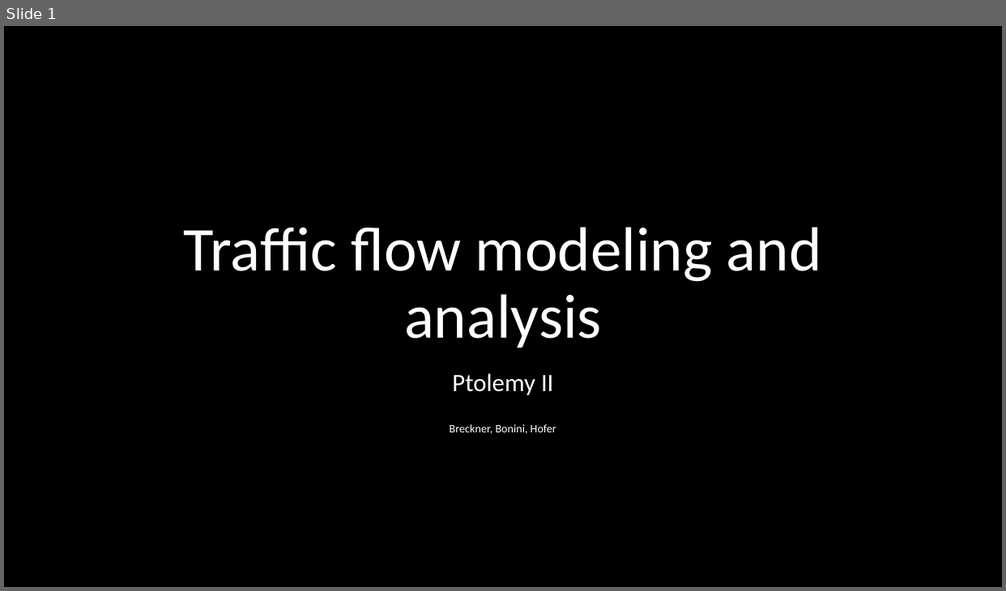
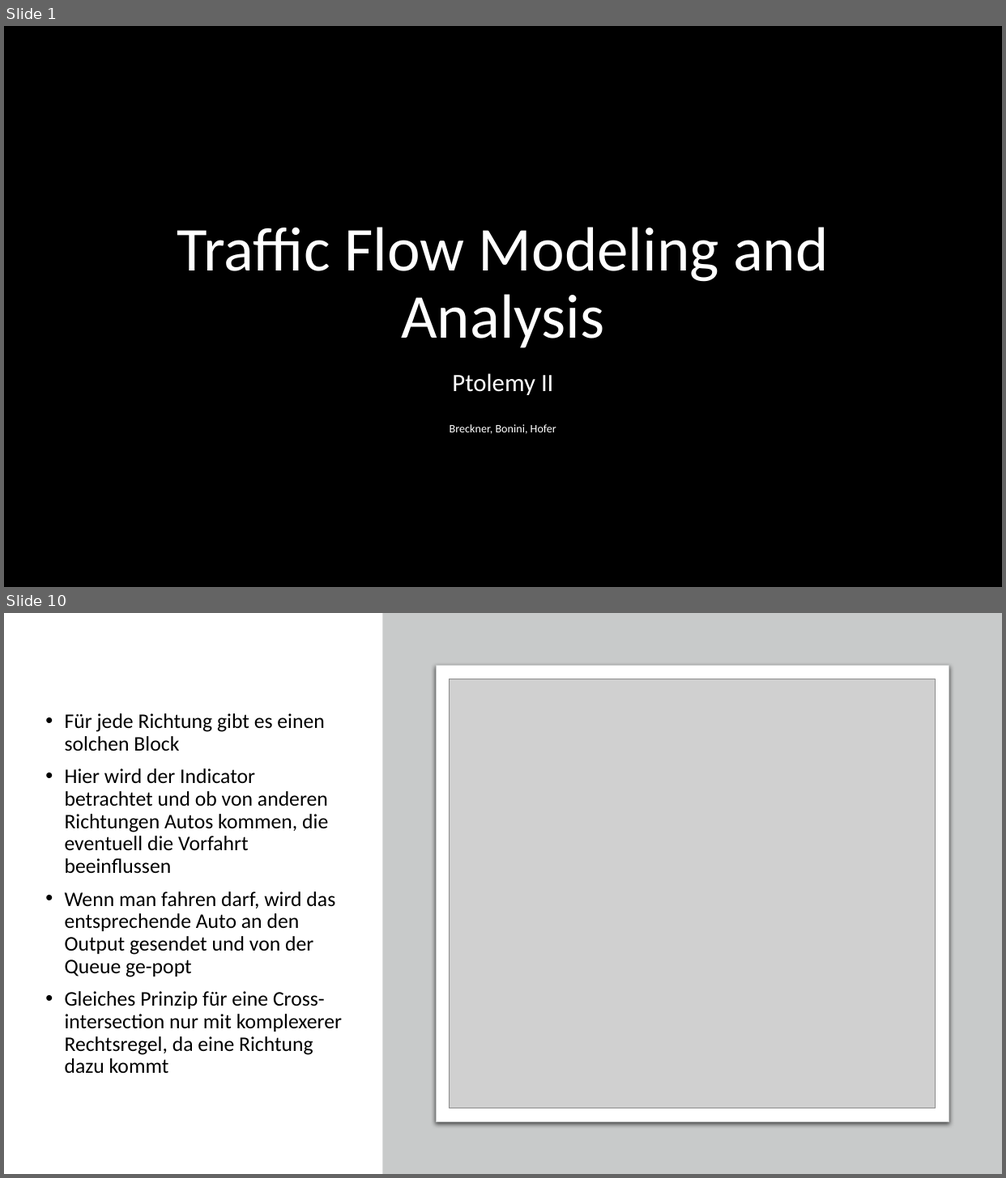
Before and after one commit to code-drey/car_simulation, a slide deck: Presentation/Traffic-flow-modeling-and-analysis.pptx. Shown one above the other, each under a label of ours: slide 1 before the commit, slides 1 and 10 after it; the slides between them are not shown. The pictures are 1006x591 and 1006x1178 pixels, drawn with LibreOffice and Linux fonts; fonts in the diff are those of the drawing; grey boxes stand for pictures; background and template pictures are left out. Boxes give left, top, right and bottom in pixels: in the first picture for what was removed or moved away, otherwise in the second. Text is boxed around its words. In the diff, an @@ line names an element or a change of style, - is before the commit and + after.

```diff
--- a/Presentation/Traffic-flow-modeling-and-analysis.pptx
+++ b/Presentation/Traffic-flow-modeling-and-analysis.pptx
@@ slide 10 added at (4, 613, 1002, 1174), background #FFFFFF @@
@@ rectangle added at (383, 613, 1002, 1174), fill #C8CACA @@
@@ rounded rectangle added at (436, 666, 948, 1122), fill #FFFFFF, outline #C8CACA 0.75 pt @@
@@ picture added at (450, 679, 936, 1109) @@
@@ text added at (65, 713, 342, 1074), 20 pt, text #000000 @@
+• Für jede Richtung gibt es einen solchen Block
+• Hier wird der Indicator betrachtet und ob von anderen Richtungen Autos kommen, die eventuell die Vorfahrt beeinflussen
+• Wenn man fahren darf, wird das entsprechende Auto an den Output gesendet und von der Queue ge-popt
+• Gleiches Prinzip für eine Cross-intersection nur mit komplexerer Rechtsregel, da eine Richtung dazu kommt
@@ slide 1 changed as well @@
@@ title at (177, 227, 829, 348): text changed @@
-Traffic flow modeling and analysis
+Traffic Flow Modeling and Analysis
```
Also in this commit, not shown: 1 other slide changed, 8 other slides added, 1 other file.
